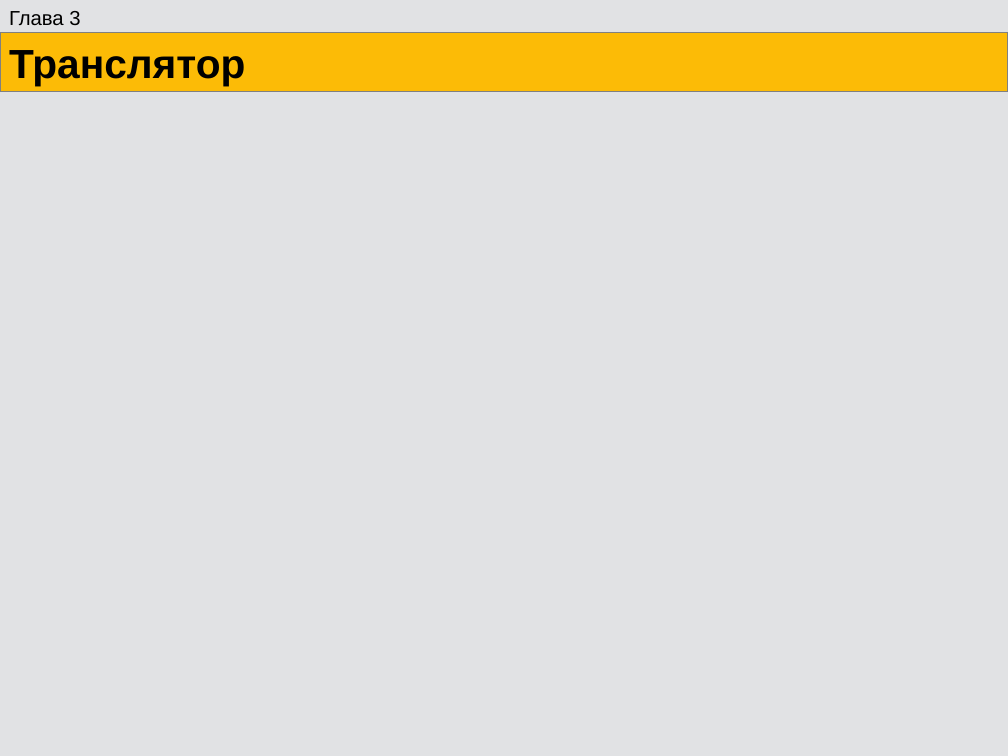
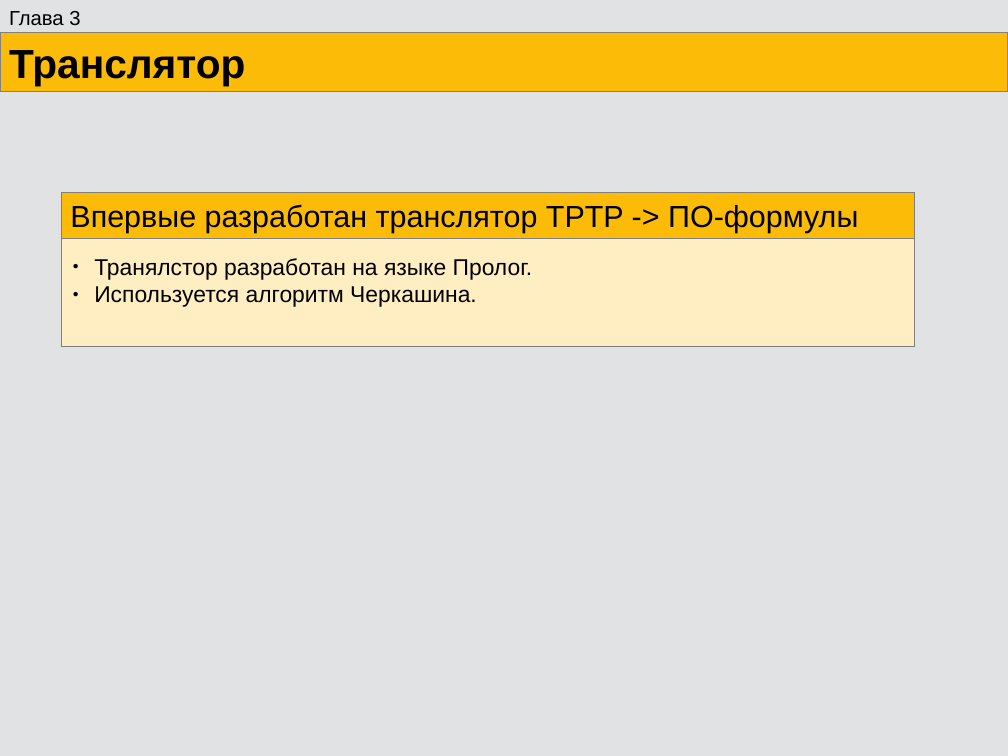
Before and after one commit to eugeneai/prisnif, a slide deck: slide 44 of brick/pres/pacman.odp. Drawn at 1008x756 pixels with LibreOffice and Linux fonts; fonts in the diff are those of the drawing. Boxes give left, top, right and bottom in pixels: in the first picture for what was removed or moved away, otherwise in the second. Text is boxed around its words. In the diff, an @@ line names an element or a change of style, - is before the commit and + after.

```diff
--- a/brick/pres/pacman.odp
+++ b/brick/pres/pacman.odp
@@ rectangle added at (x1=61, y1=193, x2=915, y2=348), fill #FFEEC1, outline #808080 0 pt @@
@@ rectangle added at (x1=61, y1=193, x2=915, y2=239), fill #FCBB06, outline #808080 0 pt, 24 pt, text #000000 @@
+Впервые разработан транслятор TPTP -> ПО-формулы
@@ text added at (x1=94, y1=258, x2=533, y2=307), 18 pt, text #000000 @@
+● Транялстор разработан на языке Пролог.
+● Используется алгоритм Черкашина.
```
Also in this commit, not shown: 6 other slides changed.
